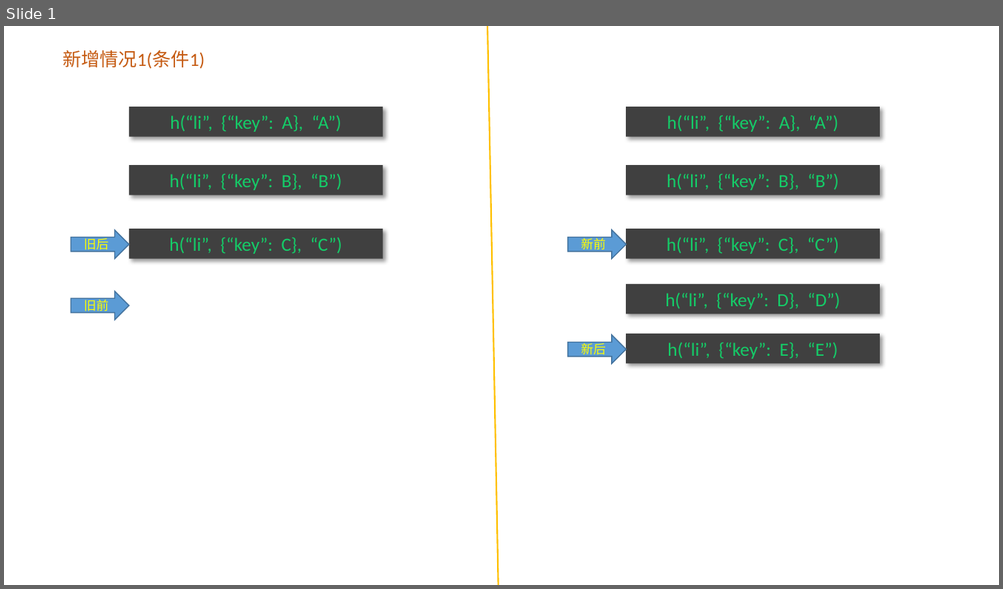
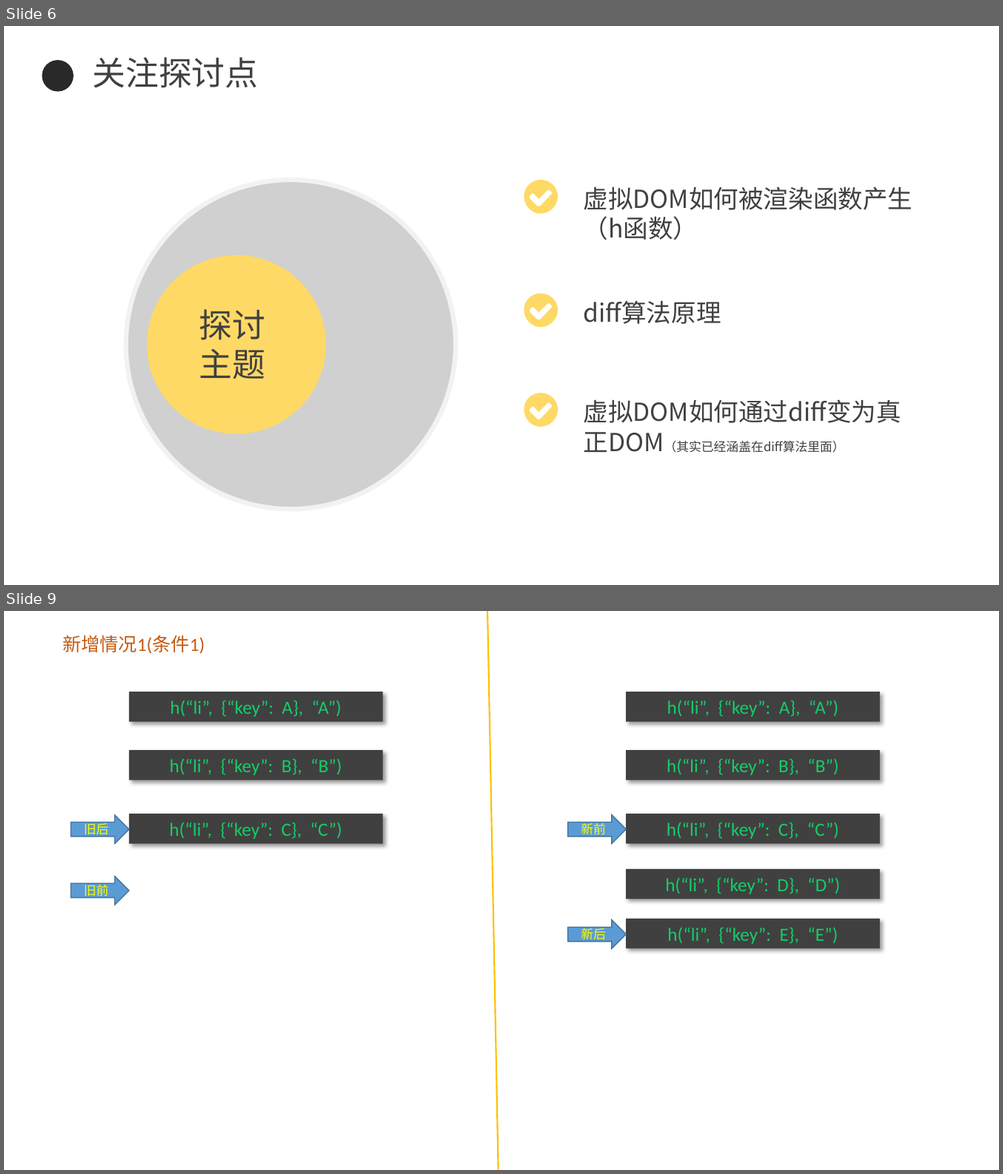
Before and after one commit to Liklei/Vue-park, a slide deck: VUE核心/vue核心代码解析/patch/diff.pptx. Shown one above the other, each under a label of ours: slide 1 before the commit, slides 6 and 9 after it; the slides between them are not shown. The pictures are 1003x589 and 1003x1174 pixels, drawn with LibreOffice and Linux fonts; fonts in the diff are those of the drawing; grey boxes stand for pictures. Boxes give left, top, right and bottom in pixels: in the first picture for what was removed or moved away, otherwise in the second. Text is boxed around its words. In the diff, an @@ line names an element or a change of style, - is before the commit and + after.

```diff
--- a/VUE核心/vue核心代码解析/patch/diff.pptx
+++ b/VUE核心/vue核心代码解析/patch/diff.pptx
@@ slide 6 added at [4, 26, 999, 585], background #FFFFFF @@
@@ ellipse added at [42, 60, 74, 92], fill #292929 @@
@@ text added at [92, 57, 258, 88], 32 pt, text #404040 @@
+关注探讨点
@@ picture added at [125, 180, 455, 509] @@
@@ freeform shape added at [524, 180, 558, 213], fill #FFD966 @@
@@ text added at [583, 187, 913, 240], 24 pt, text #404040 @@
+虚拟DOM如何被渲染函数产生（h函数）
@@ ellipse added at [148, 255, 327, 434], fill #FFD966 @@
@@ text added at [199, 309, 265, 379], 32 pt, text #404040 @@
+探讨主题
@@ freeform shape added at [524, 294, 558, 327], fill #FFD966 @@
@@ text added at [583, 301, 721, 324], 24 pt, text #404040 @@
+diff算法原理
@@ freeform shape added at [524, 393, 558, 426], fill #FFD966 @@
@@ text added at [583, 400, 901, 453], 24 pt, text #404040 @@
+虚拟DOM如何通过diff变为真正DOM（其实已经涵盖在diff算法里面）
@@ what was slide 1 is now slide 9 @@
```
Also in this commit, not shown: 7 other slides added, 4 other files.
